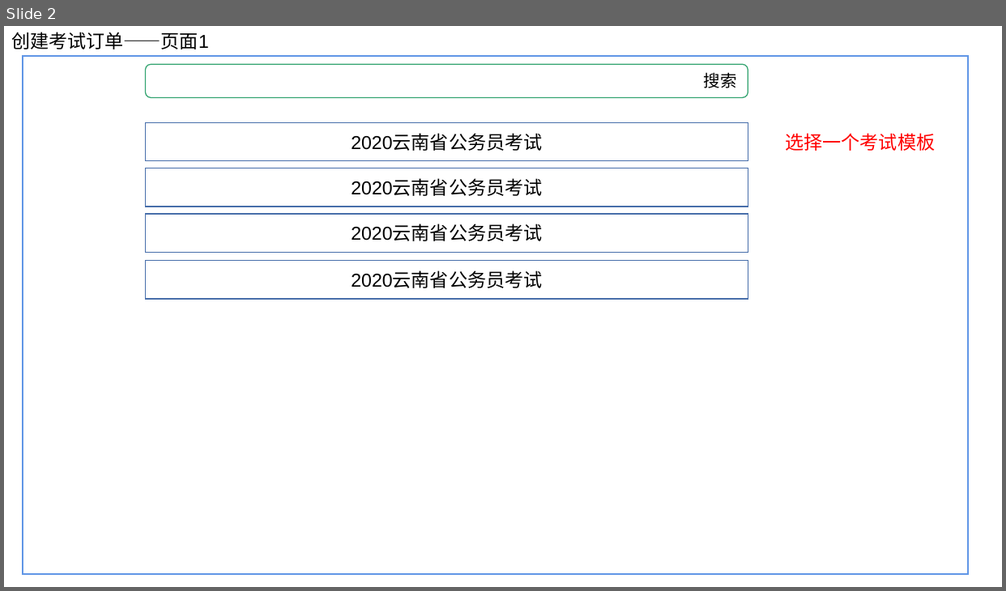
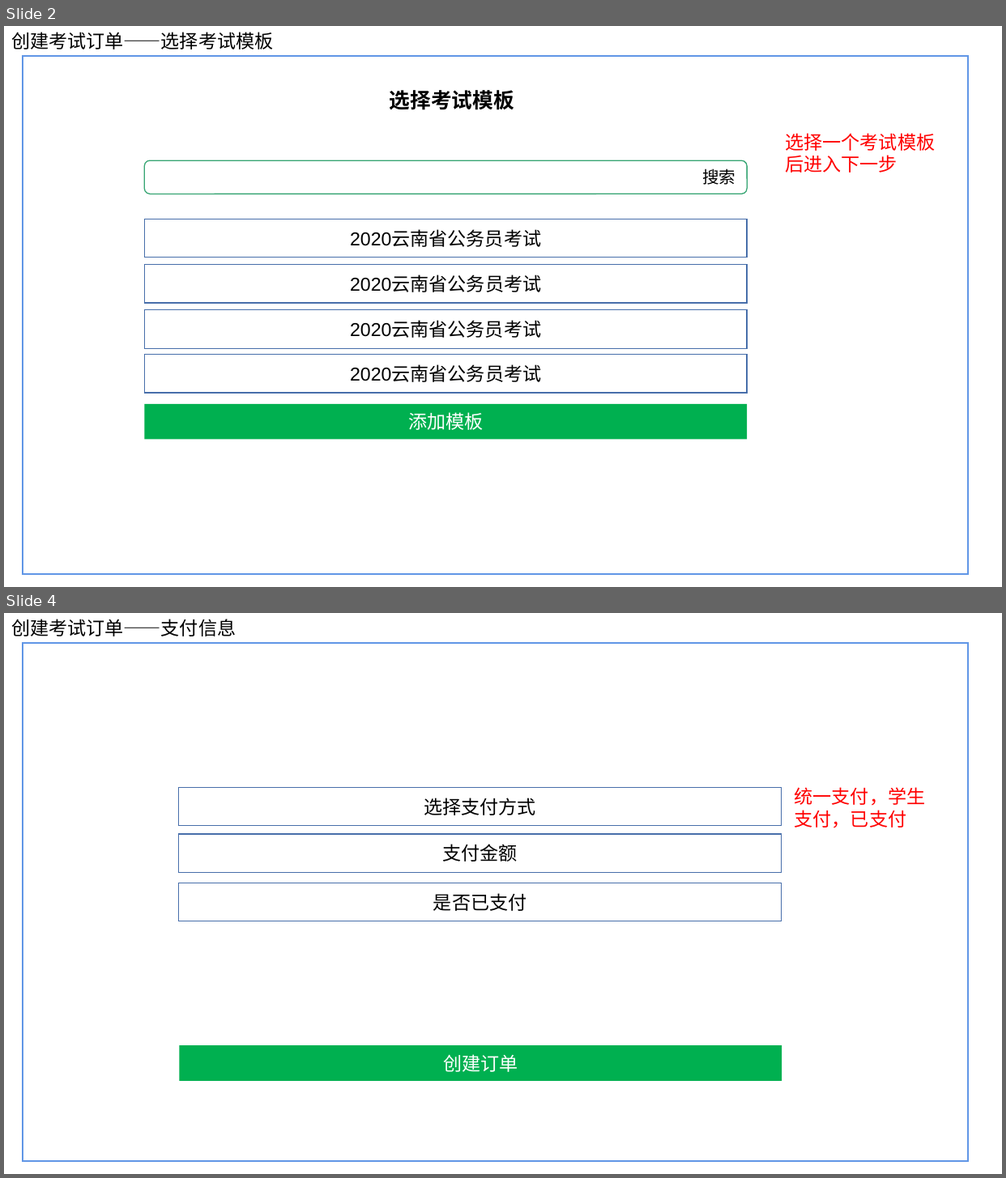
Before and after one commit to ISheenSomeOne/eTeam, a slide deck: eTeam需求界面1.pptx. Shown one above the other, each under a label of ours: slide 2 before the commit, slides 2 and 4 after it; the slides between them are not shown. The pictures are 1006x591 and 1006x1178 pixels, drawn with LibreOffice and Linux fonts; fonts in the diff are those of the drawing. Boxes give left, top, right and bottom in pixels: in the first picture for what was removed or moved away, otherwise in the second. Text is boxed around its words. In the diff, an @@ line names an element or a change of style, - is before the commit and + after.

```diff
--- a/eTeam需求界面1.pptx
+++ b/eTeam需求界面1.pptx
@@ slide 4 added at bbox=[4, 613, 1002, 1174], background #FFFFFF @@
@@ text added at bbox=[11, 619, 236, 636], 18 pt, text #000000 @@
+创建考试订单——支付信息
@@ rectangle added at bbox=[23, 643, 969, 1161], outline #6096E6 1.5 pt @@
@@ rectangle added at bbox=[179, 787, 782, 825], outline #476FAA 1 pt, 18 pt, text #000000 @@
+选择支付方式
@@ text added at bbox=[795, 787, 926, 828], 18 pt, text #FF0000 @@
+统一支付，学生支付，已支付
@@ rectangle added at bbox=[179, 834, 782, 872], outline #476FAA 1 pt, 18 pt, text #000000 @@
+支付金额
@@ rectangle added at bbox=[179, 884, 782, 922], outline #476FAA 1 pt, 18 pt, text #000000 @@
+是否已支付
@@ rectangle added at bbox=[179, 1046, 782, 1081], fill #00B050, 18 pt, text #FFFFFF @@
+创建订单
@@ slide 2 changed as well @@
@@ text at bbox=[11, 32, 273, 49]: text changed @@
-创建考试订单——页面1
+创建考试订单——选择考试模板
@@ text added at bbox=[390, 90, 514, 110], 20 pt, text #000000, bold @@
+选择考试模板
@@ text at bbox=[785, 133, 935, 173]: text changed @@
-选择一个考试模板
+选择一个考试模板后进入下一步
@@ 3 rectangles, 1 text, 1 rounded rectangle: place and size @@
-3 rectangles, 1 text, 1 rounded rectangle at bbox=[146, 64, 748, 252]
+3 rectangles, 1 text, 1 rounded rectangle at bbox=[145, 160, 748, 348]
@@ rectangle "2020云南省公务员考试": place and size @@
-rectangle "2020云南省公务员考试" at bbox=[146, 260, 748, 298]
+rectangle "2020云南省公务员考试" at bbox=[145, 355, 748, 393]
@@ rectangle added at bbox=[145, 404, 748, 439], fill #00B050, 18 pt, text #FFFFFF @@
+添加模板
```
Also in this commit, not shown: 1 other slide changed, 7 other slides added, 1 slide removed, 1 other file.
